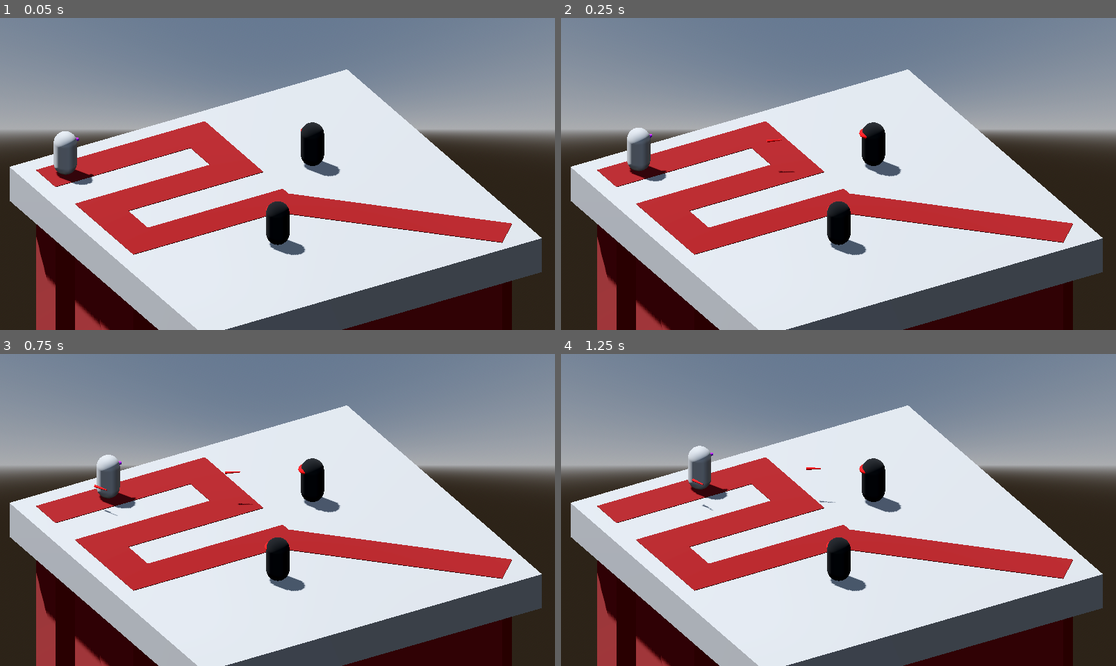
Above: before the commit, frames 1-4 (two rows, left to right).
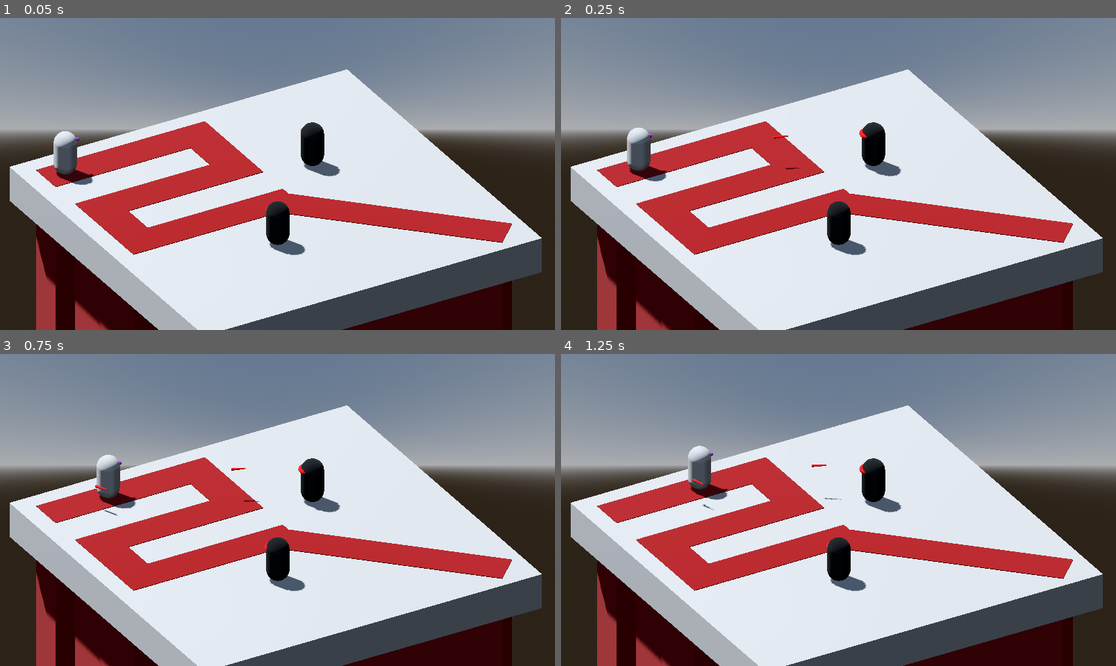
Above: after the commit, the same moments.

Repository: mathiasscherer2007/tower-defense
Game: Godot game, scene res://Scenes/Levels/test/test1.tscn
Two runs of this game, one before a commit and one after it. Both use one fixed random seed, a clock stepped at 60 frames per second and the inputs below.
Inputs:
- Up to frame 1 (0.05 s): no input
- Up to frame 2 (0.25 s): no input
- Up to frame 3 (0.75 s): no input
- Up to frame 4 (1.25 s): no input

Frame 1 is identical in both runs. In frame 2, less than 0.1% of the frame differs, in the area x 37-44%, y 37-50%; in frame 3, less than 0.1%; in frame 4, less than 0.1%, in the area x 23-51%, y 35-51%.

Commit message:
Code formatting

Diff:
--- a/Scenes/Towers/tower.tscn
+++ b/Scenes/Towers/tower.tscn
@@ -9,6 +9,14 @@
 [node name="Tower" type="Node3D" unique_id=1272181662]
 script = ExtResource("1_nh6md")
 
+[node name="Mesh" type="Node3D" parent="." unique_id=879682507]
+
+[node name="MeshInstance3D" type="MeshInstance3D" parent="Mesh" unique_id=967792431]
+
+[node name="ProjectileSpawnPoint" type="Node3D" parent="Mesh" unique_id=925385596]
+
+[node name="Projectiles" type="Node3D" parent="." unique_id=27528614]
+
 [node name="Range" type="Area3D" parent="." unique_id=712720790]
 collision_layer = 4
 
@@ -18,13 +26,5 @@
 [node name="Cooldown" type="Timer" parent="." unique_id=2144439341]
 one_shot = true
 
-[node name="Mesh" type="Node3D" parent="." unique_id=879682507]
-
-[node name="MeshInstance3D" type="MeshInstance3D" parent="Mesh" unique_id=967792431]
-
-[node name="ProjectileSpawnPoint" type="Node3D" parent="Mesh" unique_id=925385596]
-
-[node name="Projectiles" type="Node3D" parent="." unique_id=27528614]
-
 [connection signal="area_entered" from="Range" to="." method="_on_range_area_entered"]
 [connection signal="area_exited" from="Range" to="." method="_on_range_area_exited"]
--- a/Scripts/Enemies/enemy.gd
+++ b/Scripts/Enemies/enemy.gd
@@ -2,10 +2,11 @@
 
 @export var health: float
 @export var speed: float
+
 var path_follow: PathFollow3D
 
-func setup(new_path_follow: PathFollow3D):
-	path_follow = new_path_follow
+func setup(n_path_follow: PathFollow3D):
+	path_follow = n_path_follow
 
 func _physics_process(delta: float) -> void:
 	path_follow.progress += speed * delta
--- a/Scripts/Projectiles/projectile.gd
+++ b/Scripts/Projectiles/projectile.gd
@@ -16,18 +16,18 @@
 
 func _ready() -> void:
 	self.global_position = spawn_point
-	look_at(target)
+	self.look_at(target)
 	timer.wait_time = lifetime
 	timer.start()
 	direction = (target - self.global_position).normalized()
 
 func _physics_process(delta: float) -> void:
-	global_position += direction * speed * delta
+	self.global_position += direction * speed * delta
 
 func _on_timer_timeout() -> void:
 	queue_free()
 
-# TODO: Not everything disappears when touching geometry.
+# TODO: Not everything disappears when touching geometry (I.E. grenades).
 #       This could probably be a component.
 func _on_area_entered(area: Area3D) -> void:
 	# Delete projectile on contact with geometry
--- a/Scripts/Towers/tower.gd
+++ b/Scripts/Towers/tower.gd
@@ -2,20 +2,20 @@
 
 # TODO: more robust targeting system, make tower shoot enemy that is furthest in the track
 
+## Radius of the range area in meters
 @export var max_range: float
+## Projectile shot by the tower
 @export var projectile: PackedScene
-@export var projectile_spawn_point: Node3D
 
 var enemies: Array
-var projectile_spawn_position: Vector3
 
+@onready var mesh = $Mesh
 @onready var range_area = $Range/CollisionShape3D
 @onready var cooldown = $Cooldown
 @onready var projectile_container = $Projectiles
-@onready var mesh = $Mesh
+@onready var projectile_spawn_position: Vector3 = find_child('ProjectileSpawnPoint').global_position
 
 func _ready() -> void:
-	projectile_spawn_position = projectile_spawn_point.global_position
 	if range_area.shape is CylinderShape3D:
 		range_area.shape.radius = max_range
 
@@ -29,7 +29,7 @@
 		mesh.look_at(Vector3(enemy_pos.x, self.global_position.y, enemy_pos.z))
 
 		var projectile_instance = projectile.instantiate()
-		projectile_instance.setup(enemy_pos, projectile_spawn_point.global_position)
+		projectile_instance.setup(enemy_pos, projectile_spawn_position)
 		projectile_container.add_child(projectile_instance)
 
 		cooldown.start()
